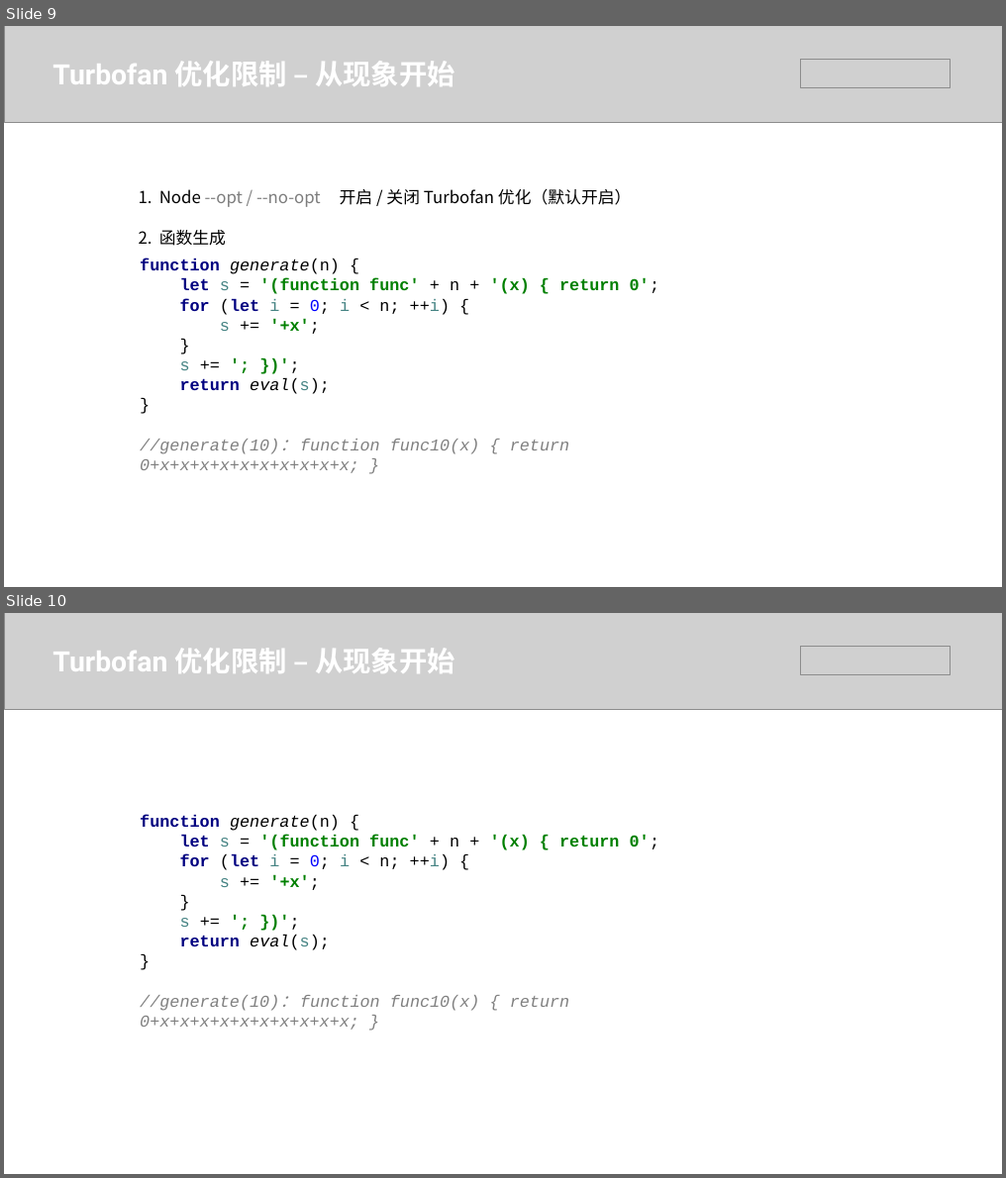
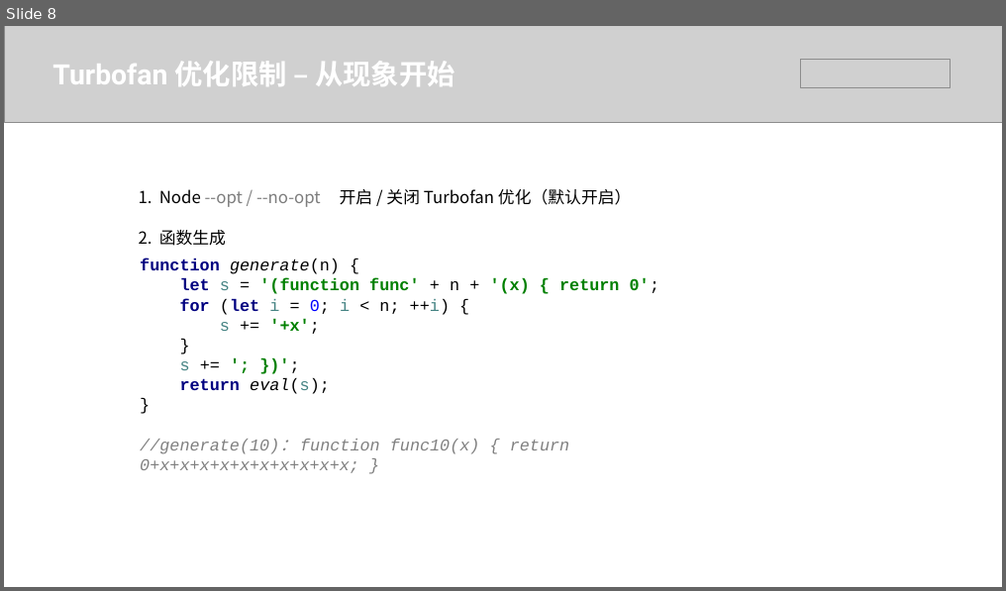
Before and after one commit to hjl19911127/js-performance, a slide deck: 浅析V8聊聊JS性能.pptx. Shown one above the other, each under a label of ours: slides 9 and 10 before the commit, slide 8 after it. The pictures are 1006x1178 and 1006x591 pixels, drawn with LibreOffice and Linux fonts; fonts in the diff are those of the drawing; grey boxes stand for pictures. Boxes give left, top, right and bottom in pixels: in the first picture for what was removed or moved away, otherwise in the second. Text is boxed around its words. In the diff, an @@ line names an element or a change of style, - is before the commit and + after.

```diff
--- a/浅析V8聊聊JS性能.pptx
+++ b/浅析V8聊聊JS性能.pptx
@@ slide 10 removed at [4,613,1002,1174], background #FFFFFF @@
@@ picture removed at [4,613,1002,709] @@
@@ text removed at [53,648,455,673] @@
-Turbofan 优化限制 – 从现象开始
@@ picture removed at [800,647,949,674] @@
@@ text removed at [140,815,659,1030] @@
-function generate(n) {
-let s = '(function func' + n + '(x) { return 0';
-for (let i = 0; i < n; ++i) {
-s += '+x';
-}
-s += '; })';
-return eval(s);
-}
-//generate(10)： function func10(x) { return 0+x+x+x+x+x+x+x+x+x+x; }
@@ what was slide 9 is now slide 8 @@
```
Also in this commit, not shown: 5 slides changed, 4 slides added, 2 other slides removed, 10 other files.
